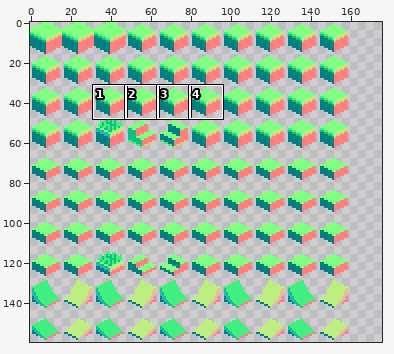
Two versions of one pixel-art file, 2D_Isometric_Project/Assets/Resources/Sprites/Tiles/Tiles.aseprite. Above: a wide view before the commit, with the close-up outlined.
Close-up. The starting point:
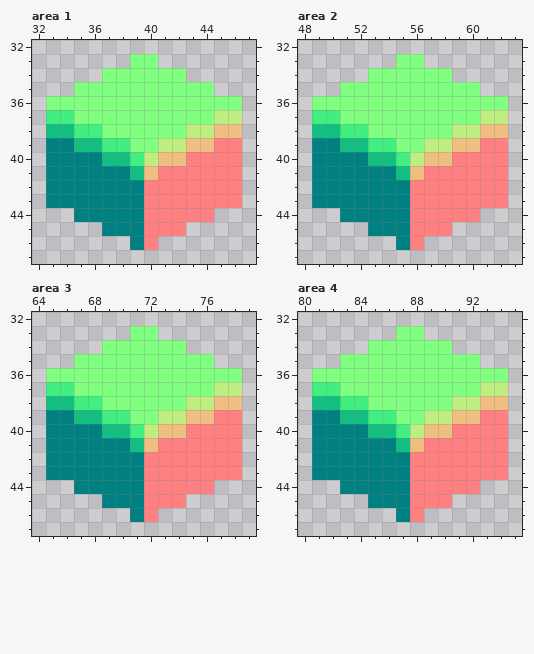
160x160 pixels, 1 frame. Colours within 5 levels of each other are drawn and written as one. Shown: area 1: x 32..47, y 32..47; area 2: x 48..63, y 32..47; area 3: x 64..79, y 32..47; area 4: x 80..95, y 32..47. The old version is drawn lined up with the new one, on the new canvas. The commit also changed other parts of the picture, which this record leaves out.
Once edited:
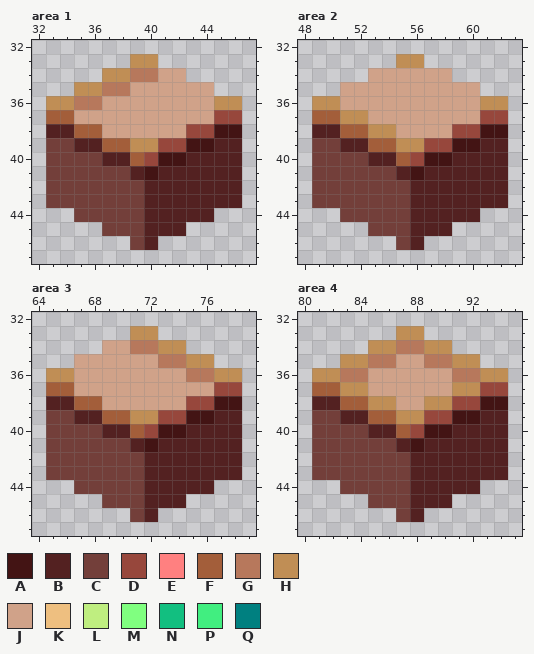
Palette (. is transparent): A #431414  B #532121  C #733f3a  D #97473c  E #ff8080  F #a35e3a  G #b7785c  H #c08e55  J #d0a289  K #eebf80  L #bfee80  M #80ff80  N #12bf80  P #41ee80  Q #008080
The exact change:
canvas 160x160 -> 176x160
Changed rows in their new state; - is an unchanged pixel.
Area 1:
first column x 33:
33 ------HH------
34 ----HHGGJJ----
35 --HHGGJJJJJJ--
36 HHGGJJJJJJJJHH
37 FFJJJJJJJJJJDD
38 BBFFJJJJJJDDAA
39 CCBBFFHHDDAABB
40 CCCCBBFDAABBBB
41 CCCCCCBABBBBBB
42 CCCCCCCBBBBBBB
43 CCCCCCCBBBBBBB
44 --CCCCCBBBBB--
45 ----CCCBBB----
46 ------CB------
Area 2:
first column x 49:
33 ------HH------
34 ----JJJJJJ----
35 --JJJJJJJJJJ--
36 HHJJJJJJJJJJHH
37 FFHHJJJJJJJJDD
38 BBFFHHJJJJDDAA
39 CCBBFFHHDDAABB
40 CCCCBBFDAABBBB
41 CCCCCCBABBBBBB
42 CCCCCCCBBBBBBB
43 CCCCCCCBBBBBBB
44 --CCCCCBBBBB--
45 ----CCCBBB----
46 ------CB------
Area 3:
first column x 65:
33 ------HH------
34 ----JJGGHH----
35 --JJJJJJGGHH--
36 HHJJJJJJJJGGHH
37 FFJJJJJJJJJJDD
38 BBFFJJJJJJDDAA
39 CCBBFFHHDDAABB
40 CCCCBBFDAABBBB
41 CCCCCCBABBBBBB
42 CCCCCCCBBBBBBB
43 CCCCCCCBBBBBBB
44 --CCCCCBBBBB--
45 ----CCCBBB----
46 ------CB------
Area 4:
first column x 81:
33 ------HH------
34 ----HHGGHH----
35 --HHGGJJGGHH--
36 HHGGJJJJJJGGHH
37 FFHHJJJJJJHHDD
38 BBFFHHJJHHDDAA
39 CCBBFFHHDDAABB
40 CCCCBBFDAABBBB
41 CCCCCCBABBBBBB
42 CCCCCCCBBBBBBB
43 CCCCCCCBBBBBBB
44 --CCCCCBBBBB--
45 ----CCCBBB----
46 ------CB------
